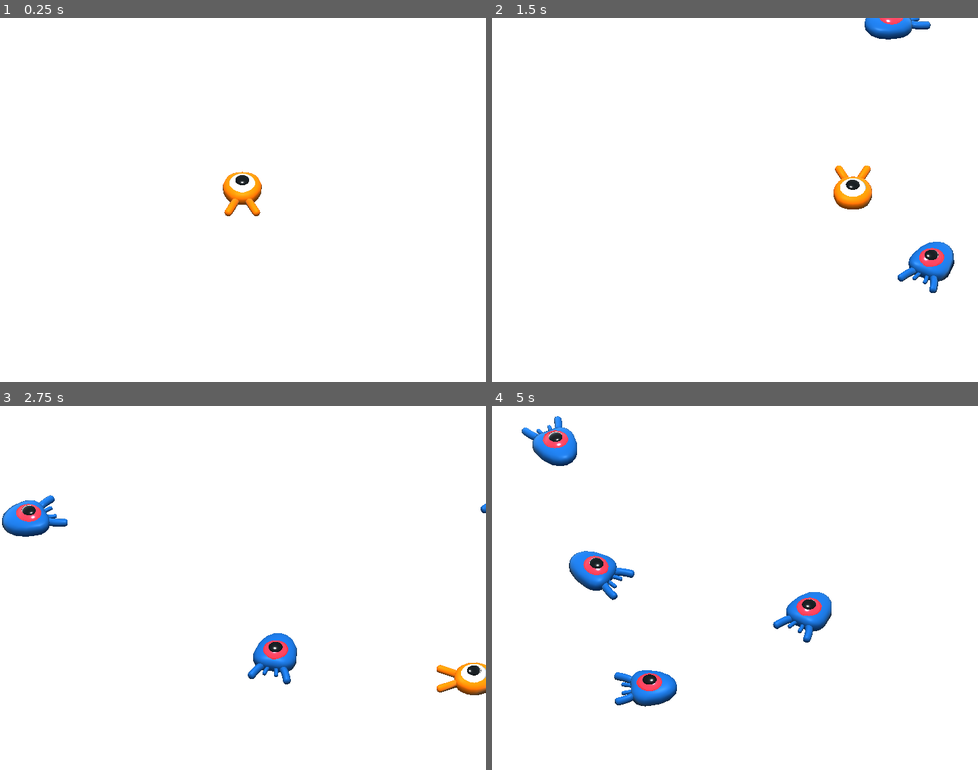
Above: before the commit, frames 1-4 (two rows, left to right).
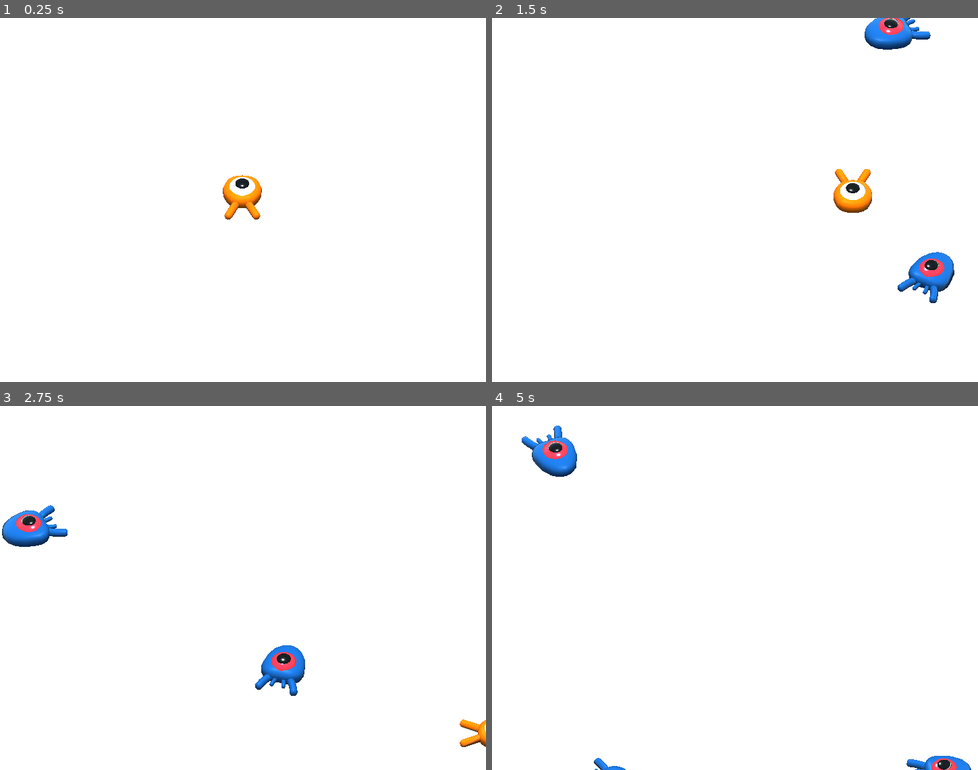
Above: after the commit, the same moments.

Repository: yosuanicolaus/godot-practice
Game: Godot game, scene res://first-3d-game/Main.tscn
Same seed, same stepped clock (60 frames per second), same inputs: the game is played once before the commit and once after it. This scene is started directly instead of the project's main scene.
Inputs (mouse positions are in pixels of both pictures, inside the frame that each line leads up to):
- Up to frame 1 (0.25 s): no input
- Up to frame 2 (1.5 s): tap Enter (ui_accept) at 0.5, 0.77 s; move the mouse to (841, 181) at 0.52 s; hold Right (ui_right) 0.53-1.28 s; click (841, 181) at 0.67 s; move the mouse to (637, 218) at 1.27 s; hold Down (ui_down) from 1.28 s (still down)
- Up to frame 3 (2.75 s): tap Enter (ui_accept) at 1.52 s; move the mouse to (291, 507) at 2.02 s; release Down (ui_down) at 2.03 s; hold Right (ui_right) from 2.03 s (still down)
- Up to frame 4 (5 s): move the mouse to (710, 660) at 2.77 s; release Right (ui_right) at 2.78 s; hold Up (ui_up) 2.78-3.53 s; click (710, 660) at 2.92 s; tap Enter (ui_accept) at 3.02, 3.77, 4.52 s; move the mouse to (880, 642) at 3.52 s; hold Left (ui_left) from 3.53 s (still down); move the mouse to (589, 533) at 4.27 s

The runs differ from the first frame. In frame 1, 0.5% of the frame differs, in the area x 45-54%, y 42-56%; in frame 2, 2.6%; in frame 3, 3.3%; in frame 4, 4.4%, in the area x 6-99%, y 2-100%.

Commit message:
setup collision layer and masks

Diff:
--- a/first-3d-game/Main.tscn
+++ b/first-3d-game/Main.tscn
@@ -27,6 +27,8 @@
 
 [node name="Ground" type="StaticBody" parent="."]
 transform = Transform( 1, 0, 0, 0, 1, 0, 0, 0, 1, 0, -1.09982, 0 )
+collision_layer = 4
+collision_mask = 0
 
 [node name="CollisionShape" type="CollisionShape" parent="Ground"]
 shape = SubResource( 1 )
@@ -39,6 +41,7 @@
 transform = Transform( 0.998879, -0.0471107, -0.00463912, 0.00911421, 0.0952256, 0.995414, -0.0464529, -0.99434, 0.0955482, 0, 12, 0 )
 
 [node name="Player" parent="." instance=ExtResource( 1 )]
+transform = Transform( 1, 0, 0, 0, 1, 0, 0, 0, 1, 0, 0.4, 0 )
 
 [node name="CameraPivot" type="Position3D" parent="."]
 transform = Transform( 1, 0, 0, 0, 0.707107, 0.707107, 0, -0.707107, 0.707107, 0, 0, 0 )
@@ -79,6 +82,7 @@
 material/0 = SubResource( 4 )
 
 [node name="SpawnPath" type="Path" parent="."]
+transform = Transform( 1, 0, 0, 0, 1, 0, 0, 0, 1, 0, 1.6, 0 )
 curve = SubResource( 5 )
 
 [node name="SpawnLocation" type="PathFollow" parent="SpawnPath"]
--- a/first-3d-game/Mob.gd
+++ b/first-3d-game/Mob.gd
@@ -19,7 +19,7 @@
 	velocity = velocity.rotated(Vector3.UP, rotation.y)
 
 
-func _physics_process(delta):
+func _physics_process(_delta):
 	# warning-ignore:return_value_discarded
 	move_and_slide(velocity)
 
--- a/first-3d-game/Mob.tscn
+++ b/first-3d-game/Mob.tscn
@@ -3,11 +3,13 @@
 [ext_resource path="res://first-3d-game/art/mob.glb" type="PackedScene" id=1]
 [ext_resource path="res://first-3d-game/Mob.gd" type="Script" id=2]
 
-[sub_resource type="CapsuleShape" id=1]
-radius = 0.59
-height = 1.84
+[sub_resource type="BoxShape" id=1]
+extents = Vector3( 0.512, 0.574, 1.275 )
 
 [node name="Mob" type="KinematicBody"]
+transform = Transform( 1, 0, 0, 0, 1, 0, 0, 0, 1, 0, 0.316123, 0 )
+collision_layer = 2
+collision_mask = 0
 script = ExtResource( 2 )
 
 [node name="Pivot" type="Spatial" parent="."]
@@ -15,7 +17,7 @@
 [node name="mob" parent="Pivot" instance=ExtResource( 1 )]
 
 [node name="CollisionShape" type="CollisionShape" parent="."]
-transform = Transform( 1.74826, 0, 0, 0, 1, 0, 0, 0, 1, 0, 0.206736, 0.208894 )
+transform = Transform( 1.74826, 0, 0, 0, 1, 0, 0, 0, 1, 0, 0.315725, 0.208894 )
 shape = SubResource( 1 )
 
 [node name="VisibilityNotifier" type="VisibilityNotifier" parent="."]
--- a/first-3d-game/Player.tscn
+++ b/first-3d-game/Player.tscn
@@ -3,9 +3,12 @@
 [ext_resource path="res://first-3d-game/art/player.glb" type="PackedScene" id=1]
 [ext_resource path="res://first-3d-game/Player.gd" type="Script" id=2]
 
-[sub_resource type="CapsuleShape" id=1]
+[sub_resource type="BoxShape" id=1]
+extents = Vector3( 1, 0.707, 1.488 )
 
 [node name="Player" type="KinematicBody"]
+transform = Transform( 1, 0, 0, 0, 1, 0, 0, 0, 1, 0, 0.364503, 0 )
+collision_mask = 6
 script = ExtResource( 2 )
 
 [node name="Pivot" type="Spatial" parent="."]
@@ -14,5 +17,5 @@
 transform = Transform( 1, 0, 0, 0, 1, 0, 0, 0, 1, 0.128253, 0, 0 )
 
 [node name="CollisionShape" type="CollisionShape" parent="."]
-transform = Transform( 1, 0, 0, 0, 0.718, 0, 0, 0, 0.772, 0, 0.251733, 0.119784 )
+transform = Transform( 0.909782, 0, 0, 0, 0.653224, 0, 0, 0, 0.702352, 0, 0.251733, 0.119784 )
 shape = SubResource( 1 )
--- a/project.godot
+++ b/project.godot
@@ -19,6 +19,12 @@
 window/size/width=720
 window/size/height=540
 
+[layer_names]
+
+3d_physics/layer_1="player"
+3d_physics/layer_2="enemies"
+3d_physics/layer_3="world"
+
 [physics]
 
 common/enable_pause_aware_picking=true
